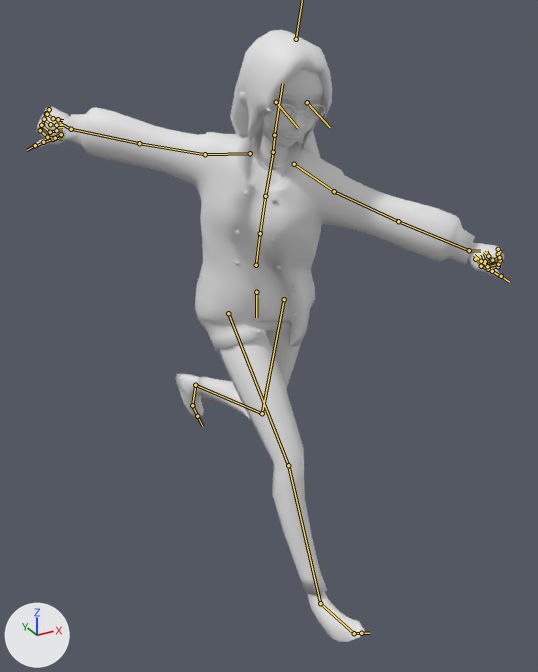
Two versions of the glTF model public/avatars/female/skeleton.glb, one commit apart.
Camera for both pictures: a 50 mm camera at (-0.921, -1.754, 1.641) aimed at (0.01, -0.062, 0.795). The lights are fixed; the arrows at lower left show +X, +Y and +Z. Both versions are drawn at frame 14 of the action 'Running'; the numbers are the values there. The bones that bend it are drawn over the model as lines.

In view in the first picture: 'Body', 'Face', 'Foot', 'Hair', 'Hand', 'Leg'.
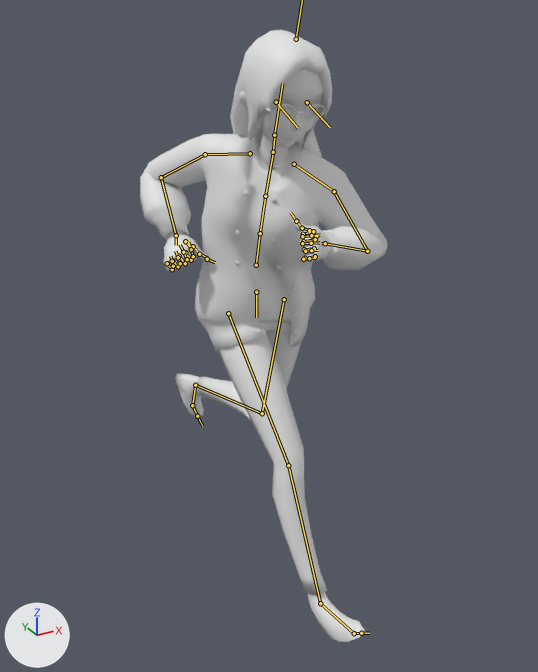
Location of each change, (x1, y1, x2, y2) in pixels of the pictures (538 x 672 px):
'Body', posed (39% narrower, 11% shorter)
    before: (66, 107, 475, 351)
    after: (140, 134, 388, 351)
'Hand', posed
    before: (34, 107, 504, 280)
    after: (163, 220, 332, 271)
bone 'LeftUpperArm', root to tip
    before: (334, 191) to (398, 221)
    after: (334, 191) to (367, 251)
bone 'LeftLowerArm', root to tip
    before: (398, 221) to (469, 250)
    after: (367, 251) to (325, 243)
bone 'RightUpperArm', root to tip
    before: (205, 154) to (139, 143)
    after: (205, 154) to (161, 177)
bone 'RightLowerArm', root to tip
    before: (139, 143) to (71, 129)
    after: (161, 177) to (176, 235)

The change in detail:
Bone 'LeftUpperArm' (bone_leftupperarm) turns from (0, 0, 0) to (37, 0, 6) degrees about its own x, y and z.
Bone 'LeftLowerArm' (bone_leftlowerarm) turns from (0, 0, 0) to (0, -7, 123) degrees about its own x, y and z.
Bone 'RightUpperArm' (bone_rightupperarm) turns from (0, 0, 0) to (50, -38, -21) degrees about its own x, y and z.
Bone 'RightLowerArm' (bone_rightlowerarm) turns from (0, 0, 0) to (1, 7, -103) degrees about its own x, y and z.
